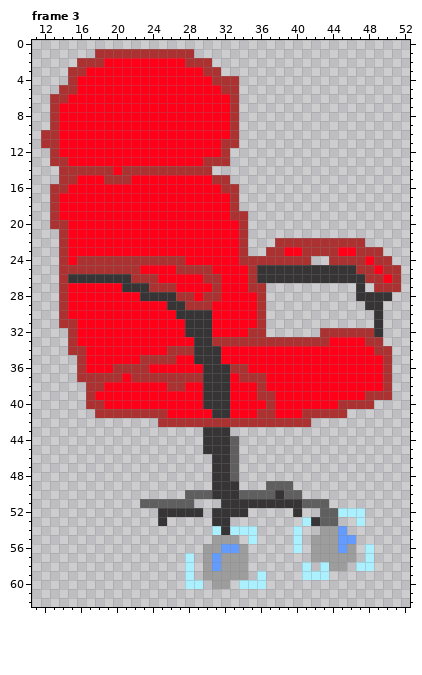
Pixel-art file: draclove-love/typeshit/chair_lift_off.aseprite. Above, as it was before the edit.
64x64 pixels, 3 frames. Shown: frame 3: x 11..52, y 0..62. The commit also changed other frames, which this record leaves out.
The same view after the edit:
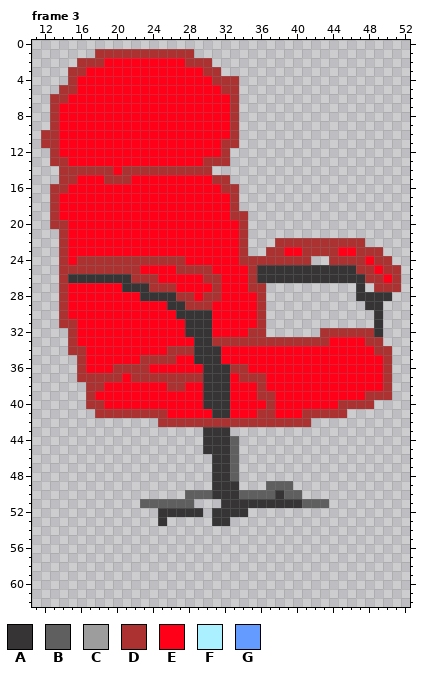
Palette (. is transparent): A #363435  B #5f5f5f  C #9d9d9d  D #ac3232  E #ff0018  F #aaf0ff  G #639bff
The commit says: chair liftoff sprite without wheeeeeels
The exact change:
Frame 3:
The edit erases colour A in row 52 at x 40; in row 53 at x 42; in row 54 at x 32.
The edit erases colour B in rows 52 to 53 at x 43 to 44.
The edit erases colour C in row 54 at x 43 to 44; in row 55 at x 31 to 33 and 42 to 44; in row 56 at x 30 to 31, 34, 42 to 44 and 46; in row 57 at x 30, 32 to 34 and 42 to 46; in row 58 at x 30, 32 to 34 and 44 to 45; in row 59 at x 30 to 34.
The edit erases colour C in row 60 at x 31 to 32.
The edit erases colour F in row 52 at x 45 to 47; in row 53 at x 41 and 47; in row 54 at x 31, 33 to 35 and 40; in row 55 at x 35 and 40; in row 56 at x 40 and 48; in row 57 at x 28 and 48.
The edit erases colour F in row 58 at x 28, 41, 43 and 47 to 48; in row 59 at x 28, 36 and 41 to 43; in row 60 at x 28 to 29 and 34 to 36.
The edit erases colour G in row 54 at x 45; in row 55 at x 45 to 46; in row 56 at x 32 to 33 and 45; in rows 57 to 58 at x 31.
Boxes around the changes in both pictures, in picture pixels (x1, y1, x2, y2):
erased: (185, 508, 374, 589)
